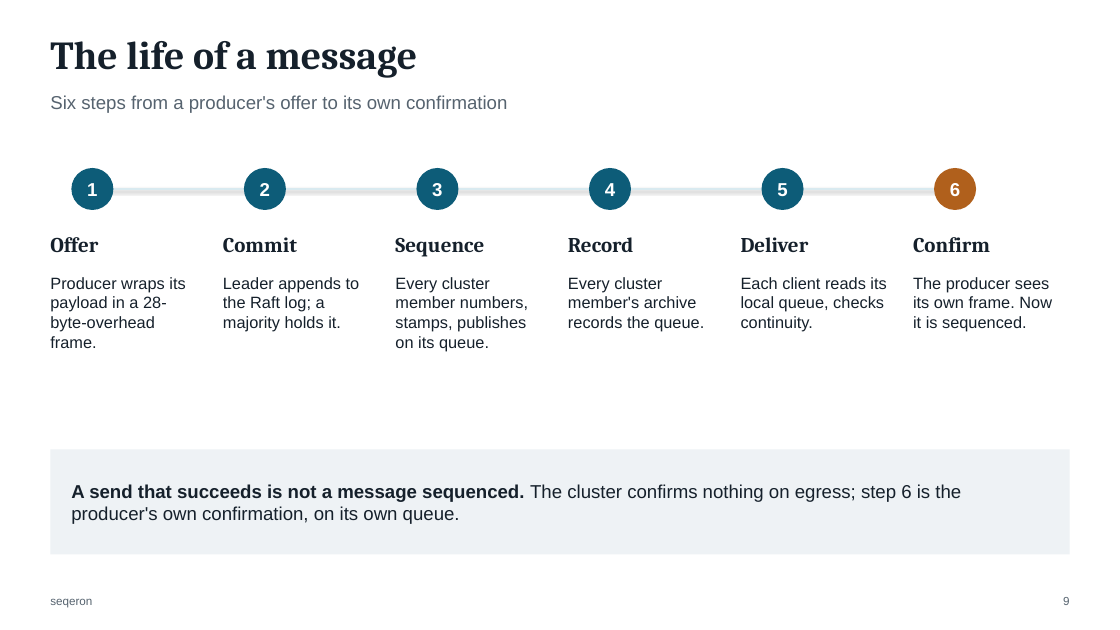
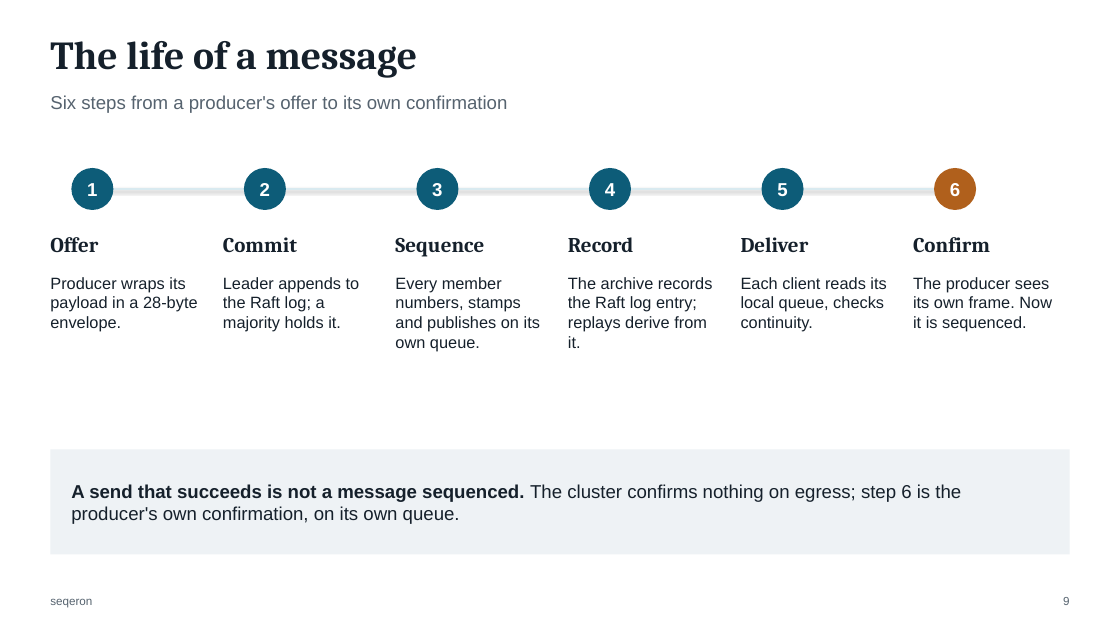
Before and after one commit to FredrikJDahlberg/seqeron, a slide deck: slide 9 of doc/presentation/seqeron-architecture.pptx. Drawn at 1120x630 pixels with LibreOffice and Linux fonts; fonts in the diff are those of the drawing. Boxes give left, top, right and bottom in pixels: in the first picture for what was removed or moved away, otherwise in the second. Text is boxed around its words. In the diff, an @@ line names an element or a change of style, - is before the commit and + after.

```diff
--- a/doc/presentation/seqeron-architecture.pptx
+++ b/doc/presentation/seqeron-architecture.pptx
@@ text at (50, 277, 198, 332): text changed @@
-Producer wraps its payload in a 28-byte-overhead frame.
+Producer wraps its payload in a 28-byte envelope.
@@ text at (395, 277, 540, 351): text changed @@
-Every cluster member numbers, stamps, publishes on its queue.
+Every member numbers, stamps and publishes on its own queue.
@@ text at (568, 277, 713, 348): text changed @@
-Every cluster member's archive records the queue.
+The archive records the Raft log entry; replays derive from it.
```
Also in this commit, not shown: 16 other slides changed, 1 slide added, 31 slides removed, 60 other files.
